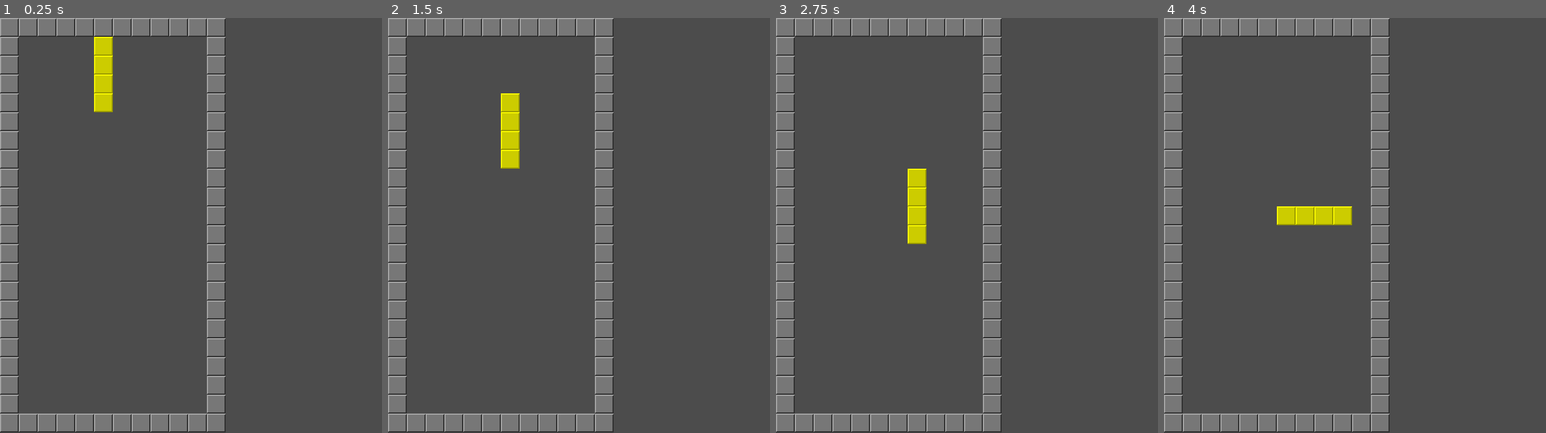
Above: before the commit, frames 1-4 (left to right).
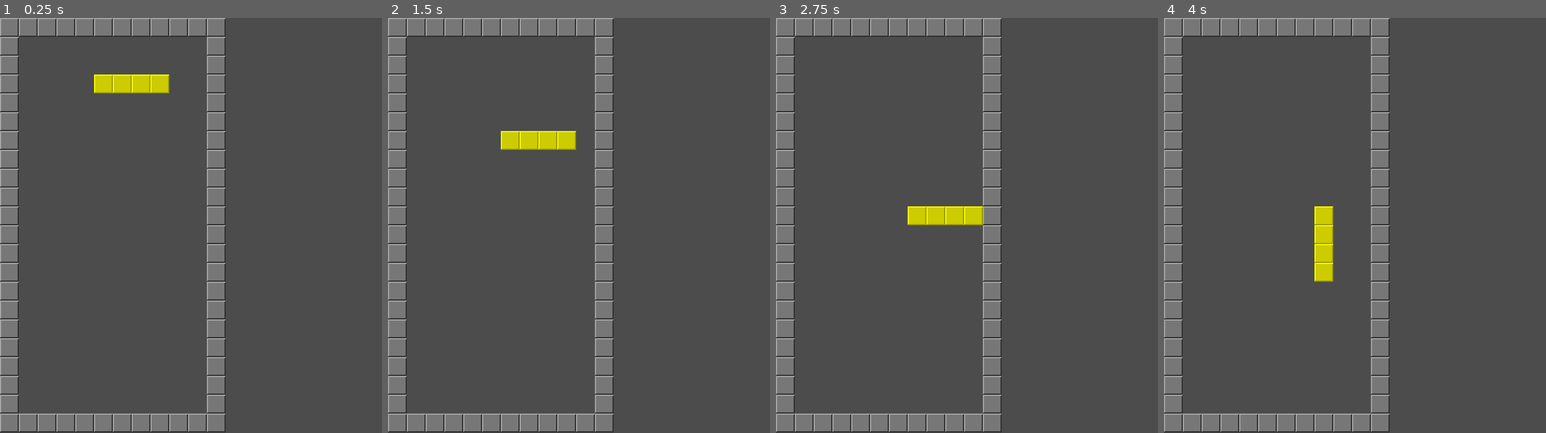
Above: after the commit, the same moments.

Repository: Umut-Umut/Godot-Tetris
Game: Godot game, scene res://Board.tscn
Same seed, same stepped clock (60 frames per second), same inputs: the game is played once before the commit and once after it.
Inputs:
- Up to frame 1 (0.25 s): no input
- Up to frame 2 (1.5 s): tap Enter at 0.5 s; hold Right 0.53-1.28 s; tap Space at 1.25 s; hold Down from 1.28 s (still down)
- Up to frame 3 (2.75 s): release Down at 2.03 s; hold Right from 2.03 s (still down)
- Up to frame 4 (4 s): release Right at 2.78 s; hold Up 2.78-3.53 s; tap Enter at 3.5 s; hold Left from 3.53 s (still down)

The runs differ from the first frame. In frame 1, 1.3% of the frame differs, in the area x 24-45%, y 4-23%; in frame 2, 1.3%; in frame 3, 1.3%; in frame 4, 1.3%.

Commit message:
Added 'pop_lines' function to clear full rows.

Diff:
--- a/Board.gd
+++ b/Board.gd
@@ -23,6 +23,8 @@
 
 
 func _ready():
+	randomize()
+
 	shape_spawn()
 
 
@@ -85,14 +87,40 @@
 	return lines
 
 
-func check_lines(lines : PoolIntArray):
+func pop_lines(lines : PoolIntArray):
+	lines.sort()
+
+	var counter_full_lines : int = 0
+	var is_full_line : bool = false
+
+	for i in range(HEIGHT, 0, -1):
+		if i in lines:
+			counter_full_lines += 1
+			is_full_line = true
+
+		for j in range(1, WIDTH + 1):
+			if is_full_line:
+				set_cell(j, i, -1)
+
+			elif get_cell(j, i) > -1:
+				set_cell(j, i, -1)
+				set_cell(j, i+counter_full_lines, 0)
+
+		is_full_line = false
+
+
+func check_lines(lines : PoolIntArray) -> PoolIntArray:
+	var lines_full : PoolIntArray = []
+
 	for l in lines:
 		for i in range(1, WIDTH + 1):
 			if get_cellv(Vector2(i, l)) < 0:
 				break
 
 			if i == WIDTH:
-				prints("Satir dolu", l)
+				lines_full.append(l)
+
+	return lines_full
 
 
 func shape_move(shape : TShape, direction : Vector2):
@@ -100,7 +128,10 @@
 	if shape_is_collide(shape_current, new_pos, direction):
 		if direction == Vector2.DOWN:
 			var lines : PoolIntArray = shape_commit(shape_current)
-			check_lines(lines)
+			lines = check_lines(lines)
+			if not lines.empty():
+				pop_lines(lines)
+
 			shape_spawn()
 	else:
 		shape_set_position(shape_current, new_pos)
--- a/Shape.gd
+++ b/Shape.gd
@@ -32,8 +32,8 @@
 		[[2, 0], [2, 1], [2, 2], [1, 2]]
 		]},
 	SHAPE.I : {"color" : 2, "state" : 0, "rotations" : 2, "patterns" : [
-		[[0, 0], [0, 1], [0, 2], [0, 3]],
-		[[0, 0], [1, 0], [2, 0], [3, 0]]
+		[[0, 2], [1, 2], [2, 2], [3, 2]],
+		[[2, 0], [2, 1], [2, 2], [2, 3]]
 	]}
 }
 
